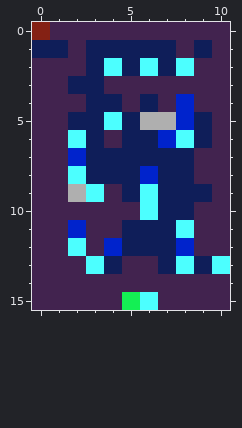
Edited in one commit: pixel-art sprite (ZELDA/interaction/levels/rewritten/3/image.png). The picture above is the old version.
The file is 11x16 pixels.
The same view after the edit:
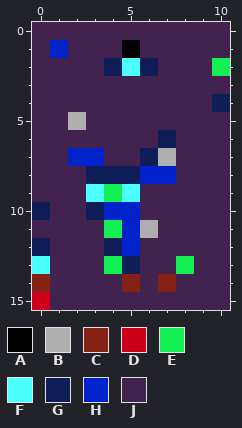
Palette (. is transparent): A #000000  B #afafaf  C #842114  D #cc0019  E #14ef54  F #4cffff  G #0f1e59  H #0023cc  J #42234f
Edits made:
y 0: x 0 C -> J
y 1: x 0..1 GG -> JH; x 3..7 GGGGG -> JJAJJ; x 9 G -> J
y 2: x 3..8 GFGFGF -> JGFGJJ; x 10 J -> E
y 3: x 2..3 GG -> JJ
y 4: x 3..4 GG -> JJ; x 6 G -> J; x 8 H -> J; x 10 J -> G
y 5: x 2..9 GGFGBBHG -> BJJJJJJJ
y 6: x 2..3 FG -> JJ; x 5..9 GGHFG -> JJGJJ
y 7: x 3..5 GGG -> HJJ; x 7..8 GG -> BJ
y 8: x 2 F -> J; x 7..8 GG -> HJ
y 9: x 2 B -> J; x 4..9 JGFGGG -> EFJJJJ
y 10: x 0 J -> G; x 3..8 JJJFGG -> GHHJJJ
y 11: x 2 H -> J; x 4..8 JGGGF -> EHBJJ
y 12: x 0 J -> G; x 2 F -> J; x 4..8 HGGGH -> GHJJJ
y 13: x 0 J -> F; x 3..5 FGJ -> JEG; x 7..10 GFGF -> JEJJ
y 14: x 0 J -> C; x 5 J -> C; x 7 J -> C
y 15: x 0 J -> D; x 5..6 EF -> JJ
Changed places in both pictures, as pixel boxes (x1, y1, x2, y2):
changed: (32, 22, 230, 310)
